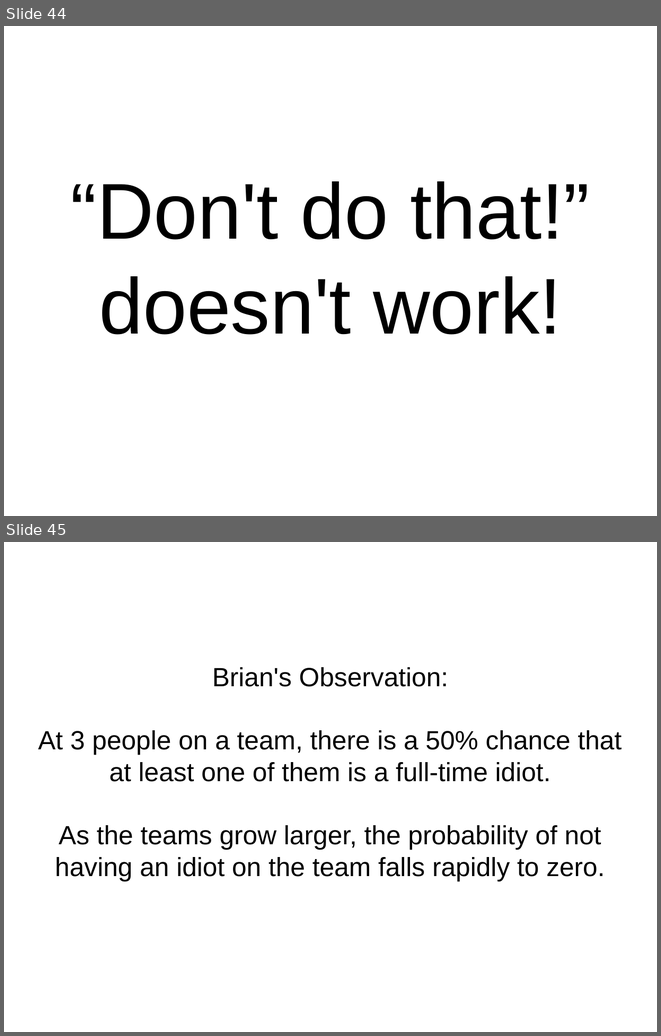
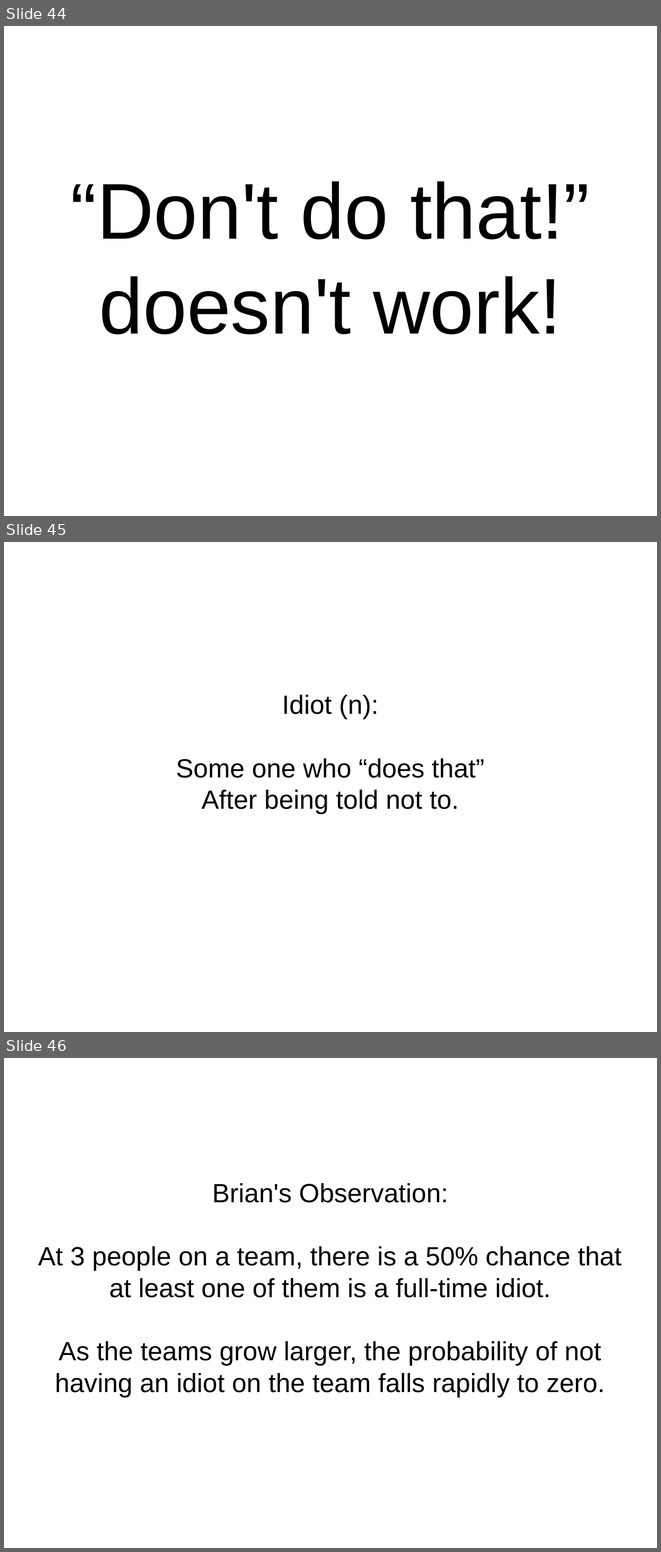
Before and after one commit to bhurt/presentations, a slide deck: statictyping.odp. Shown one above the other, each under a label of ours: slides 44 and 45 before the commit, slides 44, 45 and 46 after it. The pictures are 661x1036 and 661x1552 pixels, drawn with LibreOffice and Linux fonts; fonts in the diff are those of the drawing. Boxes give left, top, right and bottom in pixels: in the first picture for what was removed or moved away, otherwise in the second. Text is boxed around its words. In the diff, an @@ line names an element or a change of style, - is before the commit and + after.

Commit message:
Small tweak on static typing pres.

```diff
--- a/statictyping.odp
+++ b/statictyping.odp
@@ slide 45 added at [4,542,657,1032], background #FFFFFF @@
@@ subtitle added at [176,695,484,814], 32 pt, text #000000 @@
+Idiot (n):
+Some one who “does that”
+After being told not to.
@@ what was slide 45 is now slide 46 @@
```
